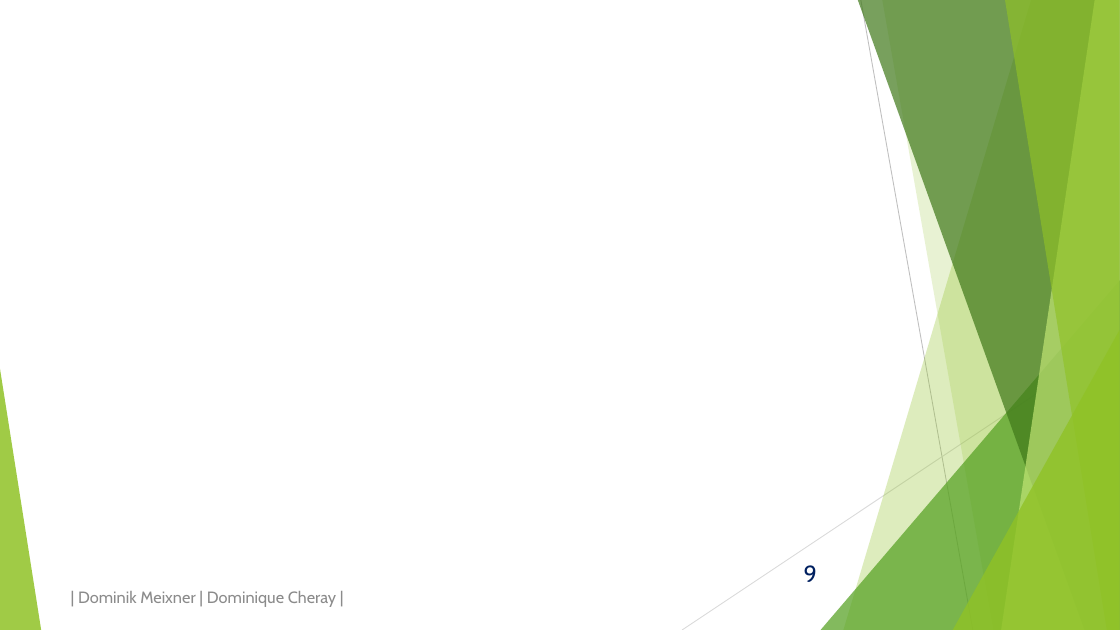
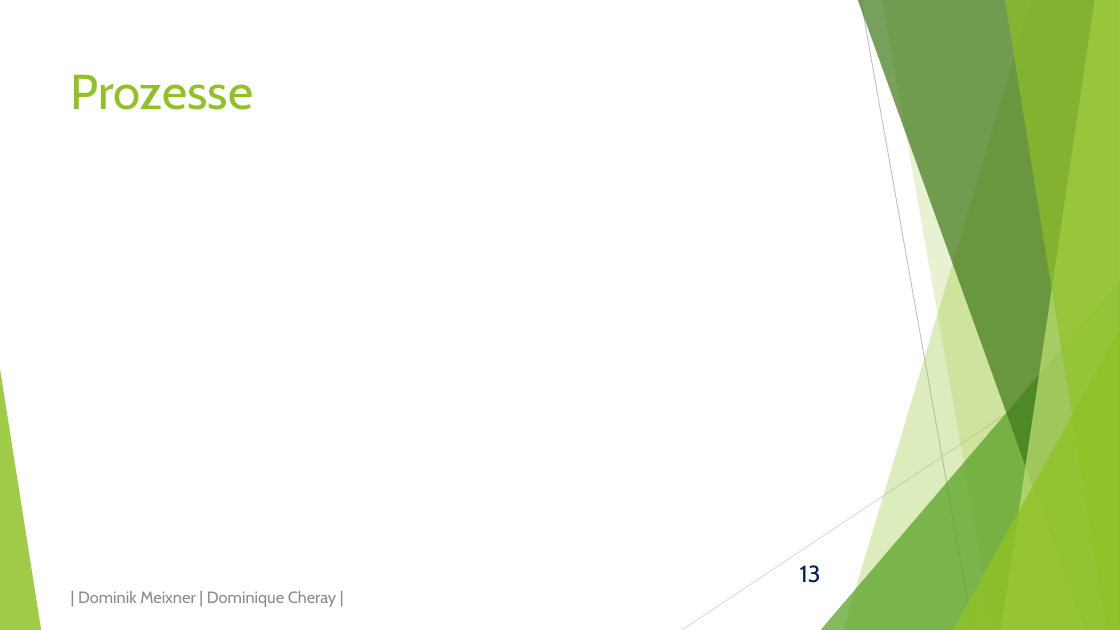
Before and after one commit to domeix/BlaBla, a slide deck: slide 13 of GesundheitsamtPraes.pptx (slide 9 before the commit). Drawn at 1120x630 pixels with LibreOffice and Linux fonts; fonts in the diff are those of the drawing. Boxes give left, top, right and bottom in pixels: in the first picture for what was removed or moved away, otherwise in the second. Text is boxed around its words. In the diff, an @@ line names an element or a change of style, - is before the commit and + after.

```diff
--- a/GesundheitsamtPraes.pptx
+++ b/GesundheitsamtPraes.pptx
@@ title added at (71,74,254,110), 42 pt, text #90C226 @@
+Prozesse
@@ page number at (800,565,821,583): text changed @@
-9
+13
```
Also in this commit, not shown: 3 other slides changed, 4 slides added.
